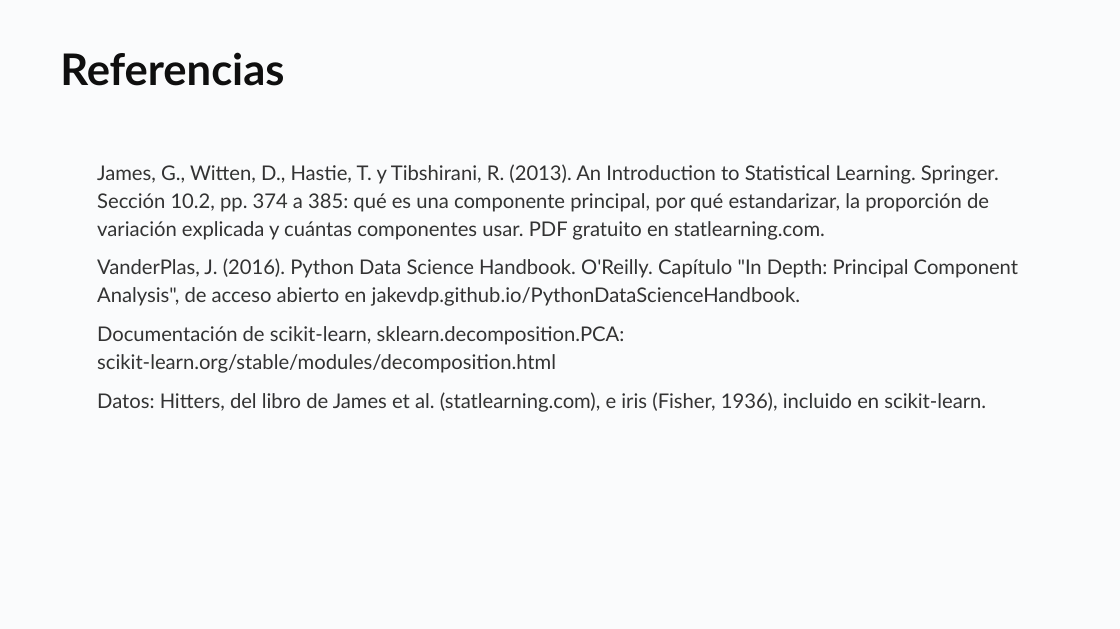
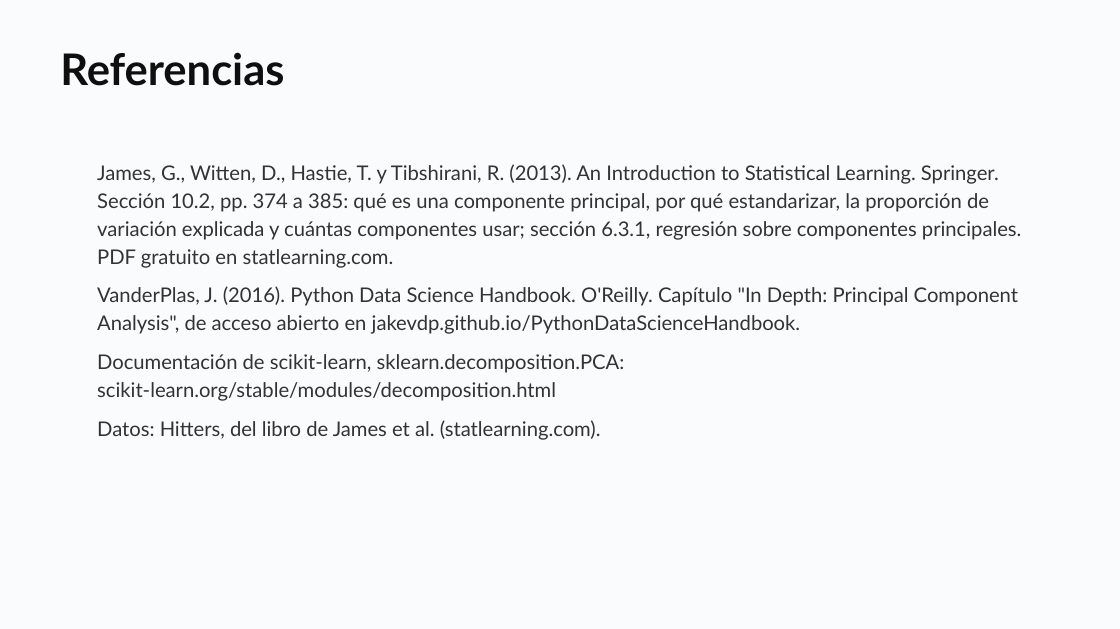
Before and after one commit to daniopitz/diplomado-cdd, a slide deck: slide 35 of presentaciones/clase08_componentes_principales.pptx. Drawn at 1120x629 pixels with LibreOffice and Linux fonts; fonts in the diff are those of the drawing. Boxes give left, top, right and bottom in pixels: in the first picture for what was removed or moved away, otherwise in the second. Text is boxed around its words. In the diff, an @@ line names an element or a change of style, - is before the commit and + after.

```diff
--- a/presentaciones/clase08_componentes_principales.pptx
+++ b/presentaciones/clase08_componentes_principales.pptx
@@ text at box(97, 164, 1021, 268): text changed @@
-James, G., Witten, D., Hastie, T. y Tibshirani, R. (2013). An Introduction to Statistical Learning. Springer. Sección 10.2, pp. 374 a 385: qué es una componente principal, por qué estandarizar, la proporción de variación explicada y cuántas componentes usar. PDF gratuito en statlearning.com.
+James, G., Witten, D., Hastie, T. y Tibshirani, R. (2013). An Introduction to Statistical Learning. Springer. Sección 10.2, pp. 374 a 385: qué es una componente principal, por qué estandarizar, la proporción de variación explicada y cuántas componentes usar; sección 6.3.1, regresión sobre componentes principales. PDF gratuito en statlearning.com.
@@ text at box(97, 420, 601, 440): text changed @@
-Datos: Hitters, del libro de James et al. (statlearning.com), e iris (Fisher, 1936), incluido en scikit-learn.
+Datos: Hitters, del libro de James et al. (statlearning.com).
```
Also in this commit, not shown: 1 slide added, 1 slide removed, 4 other files.
